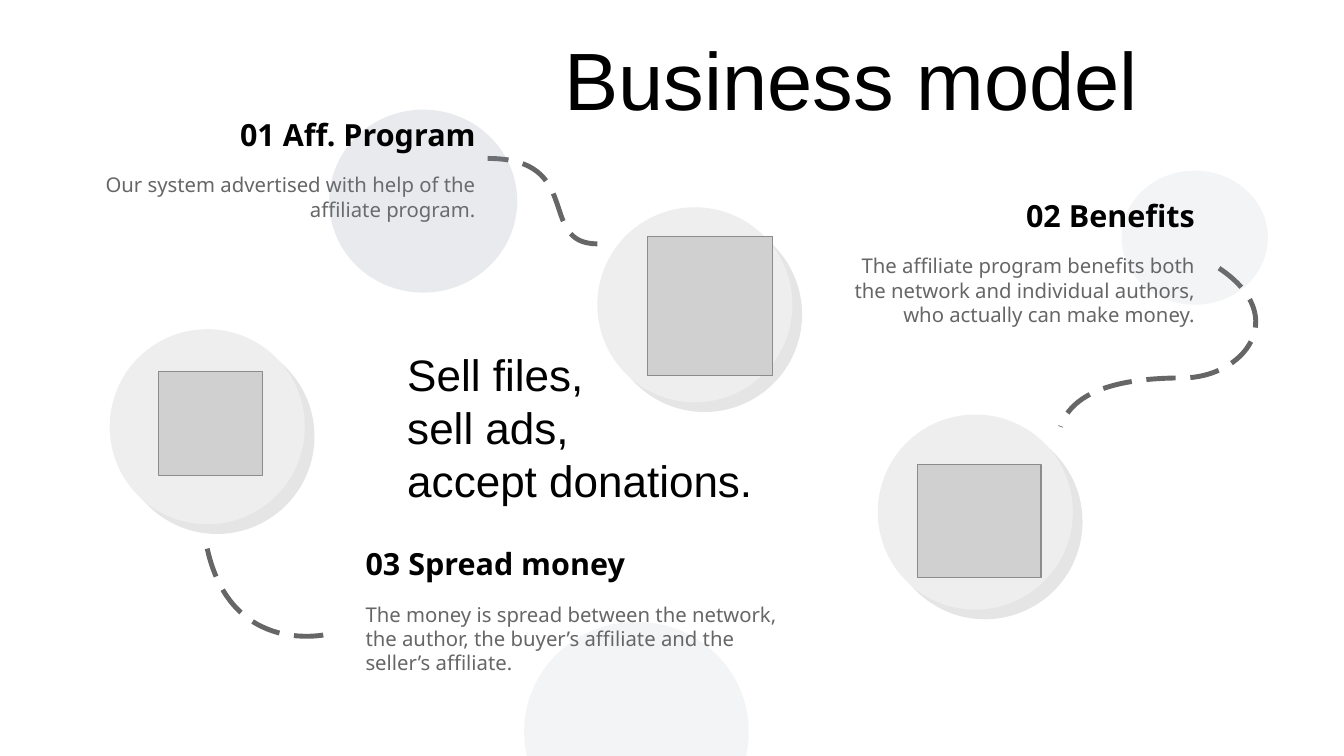
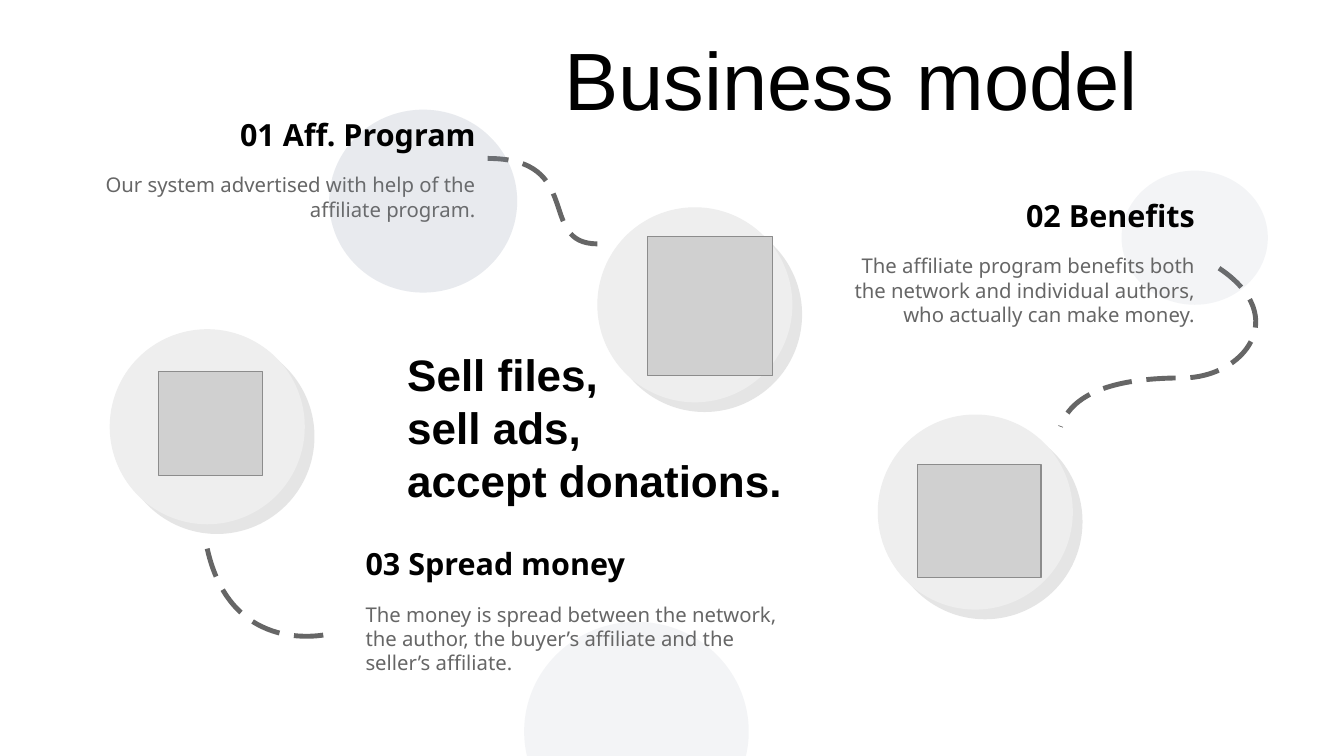
Before and after one commit to vporton/zondirectory2, a slide deck: slide 8 of docs/presentation.odp. Drawn at 1344x756 pixels with LibreOffice and Linux fonts; fonts in the diff are those of the drawing; grey boxes stand for pictures. Boxes give left, top, right and bottom in pixels: in the first picture for what was removed or moved away, otherwise in the second. Text is boxed around its words. In the diff, an @@ line names an element or a change of style, - is before the commit and + after.

```diff
--- a/docs/presentation.odp
+++ b/docs/presentation.odp
@@ text "Sell files, sell ads, accept ..." at [407, 359, 782, 506]: bold on @@
```
Also in this commit, not shown: 5 other slides changed.
